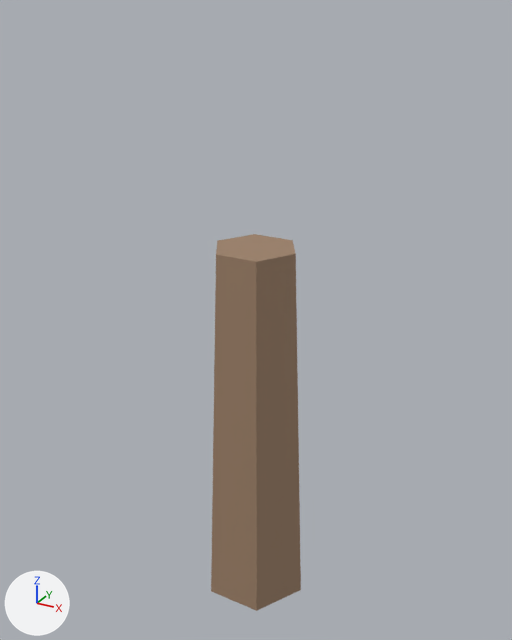
The FBX model SampleProject/assets/models/camp/pine_trunk.fbx, before and after one commit.
Both versions are drawn from a camera (50 mm lens) standing at (0.9, -1.633, 1.749) and looking at (-0.013, 0.027, 0.919). The lights are fixed; the arrows at lower left show +X, +Y and +Z. The picture after the commit comes second. Where no turn or scale is listed for an object, it has been applied to the vertices.

Objects in the first picture: 'PineTrunk'.
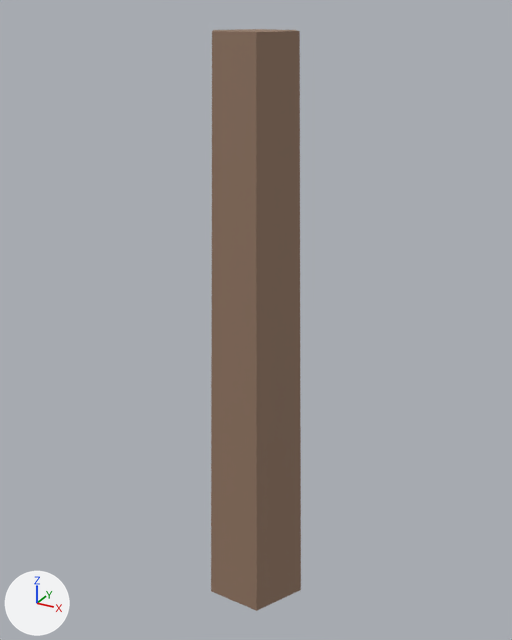
The newer file is also rescaled (x1.176) as a whole; pictures and numbers use the older file's frame.

Where the change shows, as pixel boxes (x1, y1, x2, y2) in the pictures (512 x 640 px):
'PineTrunk', reshaped (54% taller)
    before: (211, 234, 301, 611)
    after: (211, 29, 301, 611)

The change in detail:
me_pinetrunk is used by ob_pinetrunk; location (0.0, 0.0, 0.0).
me_pinetrunk had 12 vertices, 14 faces and spanned x -0.17..0.17, y -0.147..0.147, z 0.0..1.15.
me_pinetrunk now has 12 vertices, 14 faces and spans x -0.17..0.17, y -0.147..0.147, z 0.0..1.7.
Part 1, on me_pinetrunk:
Vertex 6 of me_pinetrunk moves from (0.122, 0.0, 1.15) at pixel (295, 253) to (0.119, 0.0, 1.7) at pixel (299, 31).
Vertex 7 of me_pinetrunk moves from (0.061, -0.106, 1.15) at pixel (256, 261) to (0.06, -0.103, 1.7) at pixel (256, 31).
Vertex 8 of me_pinetrunk moves from (-0.061, -0.106, 1.15) at pixel (216, 254) to (-0.06, -0.103, 1.7) at pixel (212, 31).
Vertex 9 of me_pinetrunk moves from (-0.122, 0.0, 1.15) at pixel (217, 240) to (-0.119, 0.0, 1.7) at pixel (213, 29).
Vertex 10 of me_pinetrunk moves from (-0.061, 0.106, 1.15) at pixel (254, 234) to (-0.06, 0.103, 1.7) at pixel (254, 29).
Vertex 11 of me_pinetrunk moves from (0.061, 0.106, 1.15) at pixel (292, 240) to (0.06, 0.103, 1.7) at pixel (295, 29).
